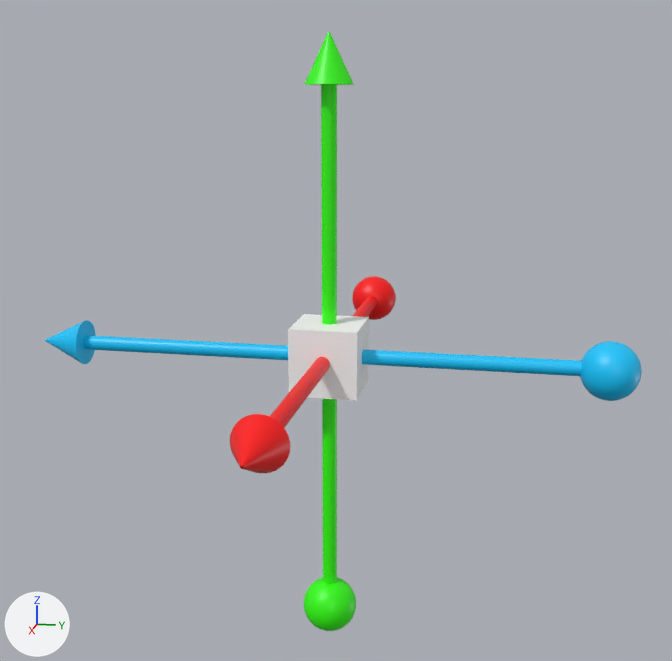
The FBX model bin/res/axes.fbx: old version first, new version second.
Before and after are seen from a camera (50 mm lens) standing at (2.343, 0.486, 0.676) and looking at (-0.04, 0.01, 0.08). Arrows for +X, +Y and +Z are at lower left; the lights stay in place. Where no turn or scale is listed for an object, it has been applied to the vertices.

In view in the first picture: 'c', 'x-l', 'xm', 'xp', 'y-l', 'ym', 'yp', 'z-l', 'zm', 'zp'.
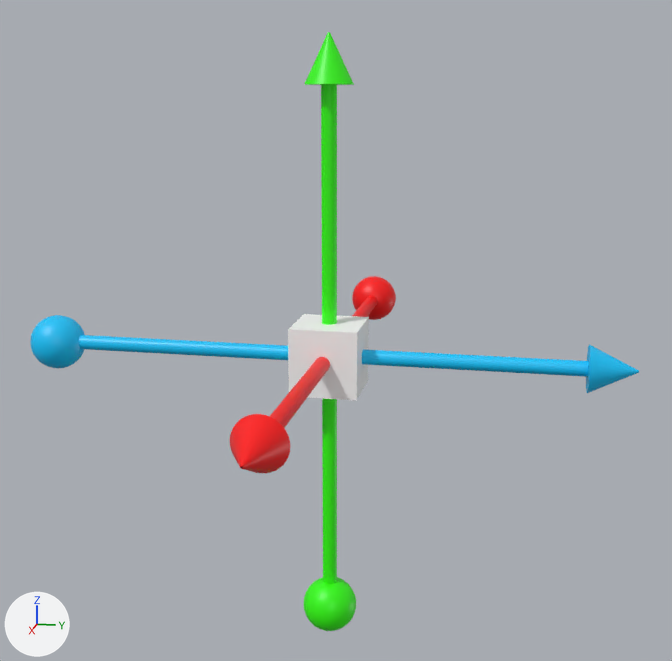
The change, as a diff of the scene's bpy script:
```diff
--- a/bin/res/axes.fbx.py
+++ b/bin/res/axes.fbx.py
@@ ob_zp @@
 ob_zp = bpy.data.objects.new('zp', me_网格_006)
-ob_zp.location = (0.0, -0.76, 0.022)
-ob_zp.rotation_euler = (0.0, 0.0, -3.142)  # degrees (0, 0, -180)
+ob_zp.location = (0.0, 0.73, 0.022)
+ob_zp.rotation_euler = (0.0, 3.142, 0.0)  # degrees (0, 180, 0)
 ob_zp.scale = (0.01, 0.01, 0.01)
@@ ob_zm @@
 ob_zm = bpy.data.objects.new('zm', me_网格_003)
-ob_zm.location = (0.0, 0.72, 0.019)
+ob_zm.location = (0.0, -0.78, 0.019)
```

Pixel boxes [x1, y1, x2, y2] of what changed, in the pictures (672 x 661 px):
'zm', moved: before [580, 341, 642, 401]; after [30, 315, 85, 368]
'zp', moved, turned: before [45, 320, 96, 364]; after [586, 344, 639, 393]
